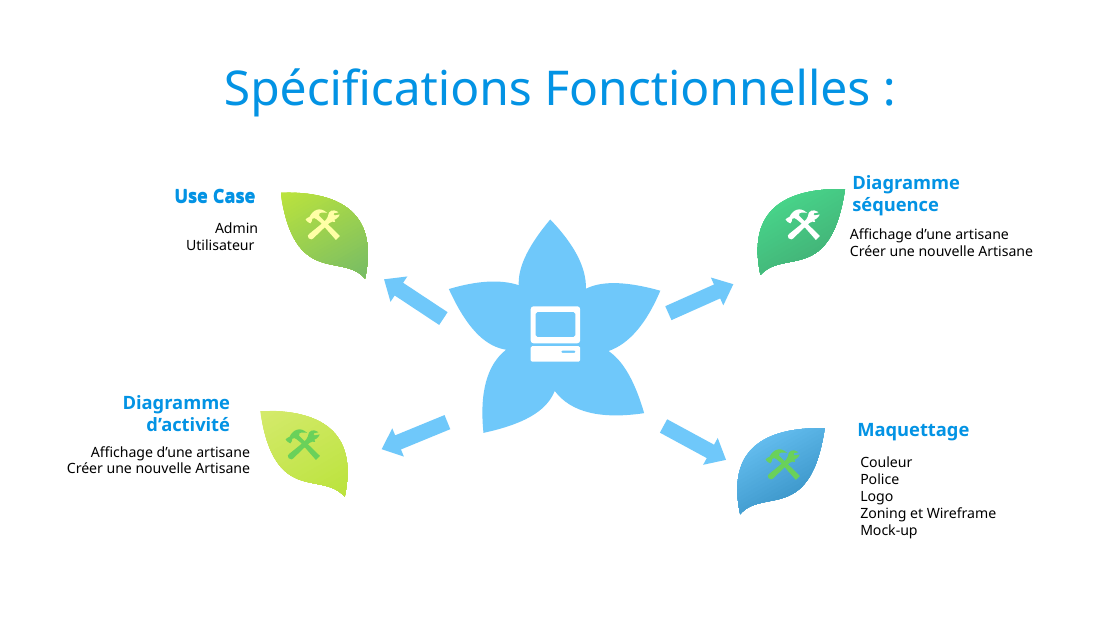
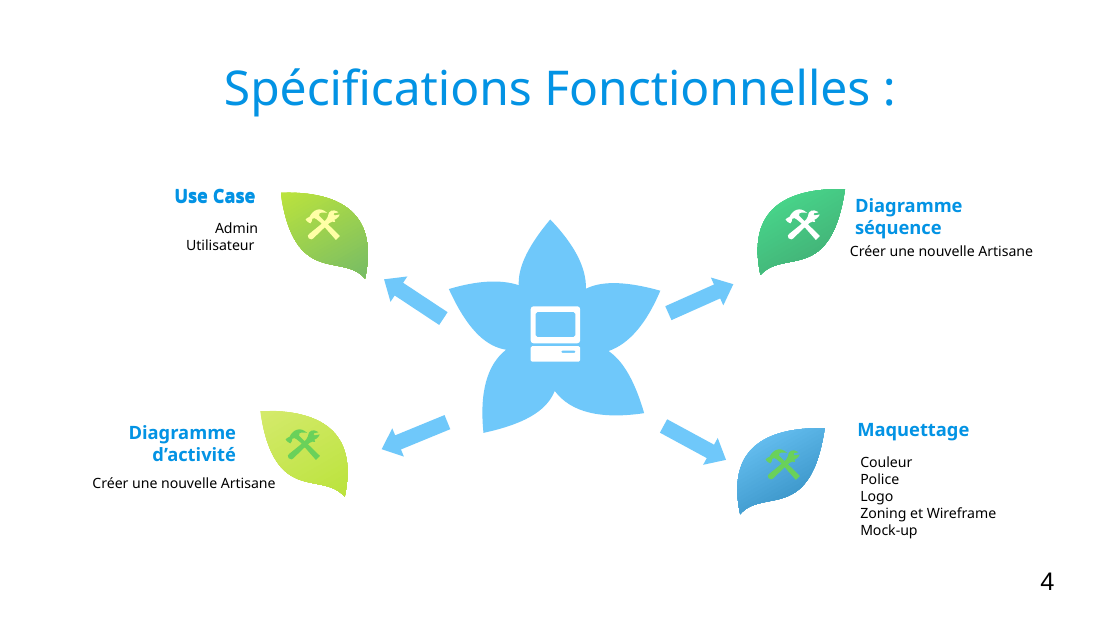
Before and after one commit to Georgie1502/Dossier, a slide deck: slide 4 of 3_Mon_Projet_Fil_Rouge/1_Cahier_des_charges/Presentation Batimelles.odp. Drawn at 1120x630 pixels with LibreOffice and Linux fonts; fonts in the diff are those of the drawing; background and template pictures are left out. Boxes give left, top, right and bottom in pixels: in the first picture for what was removed or moved away, otherwise in the second. Text is boxed around its words. In the diff, an @@ line names an element or a change of style, - is before the commit and + after.

```diff
--- a/3_Mon_Projet_Fil_Rouge/1_Cahier_des_charges/Presentation Batimelles.odp
+++ b/3_Mon_Projet_Fil_Rouge/1_Cahier_des_charges/Presentation Batimelles.odp
@@ text "Diagramme séquence": place and size @@
-text "Diagramme séquence" at [852, 175, 960, 216]
+text "Diagramme séquence" at [855, 198, 963, 239]
@@ text at [850, 228, 1009, 243]: paragraph removed @@
-Affichage d’une artisane
@@ text "Diagramme d’activité": place and size @@
-text "Diagramme d’activité" at [123, 395, 231, 432]
+text "Diagramme d’activité" at [129, 425, 237, 462]
@@ text at [91, 446, 250, 461]: paragraph removed @@
-Affichage d’une artisane
@@ text "Créer une nouvelle Artisane": place and size @@
-text "Créer une nouvelle Artisane" at [67, 446, 250, 473]
+text "Créer une nouvelle Artisane" at [92, 477, 276, 488]
@@ page number added at [1040, 572, 1054, 590], 18 pt, text #000000 @@
+4
```
Also in this commit, not shown: 11 other slides changed, 1 slide added, 4 slides removed, 8 other files.
